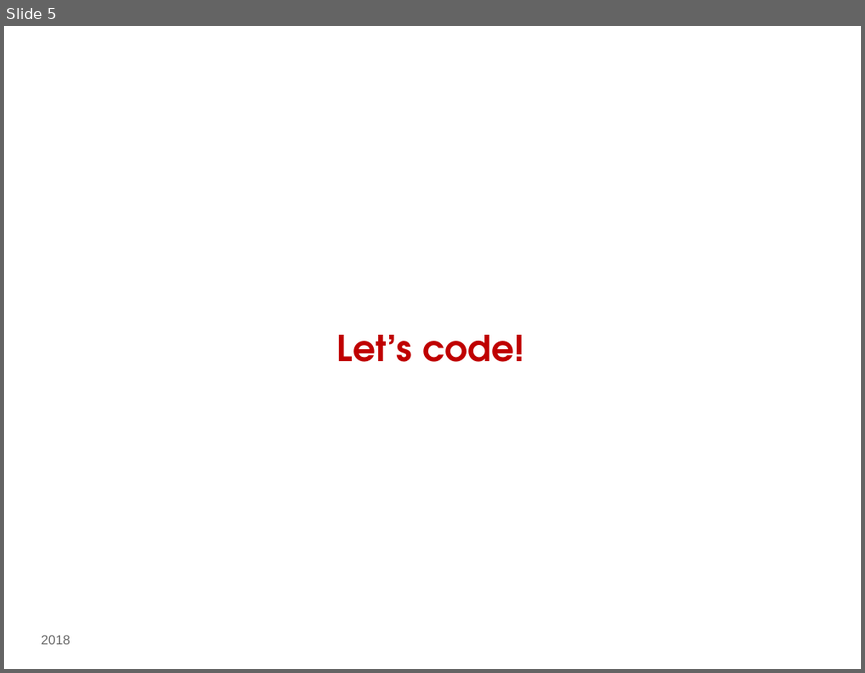
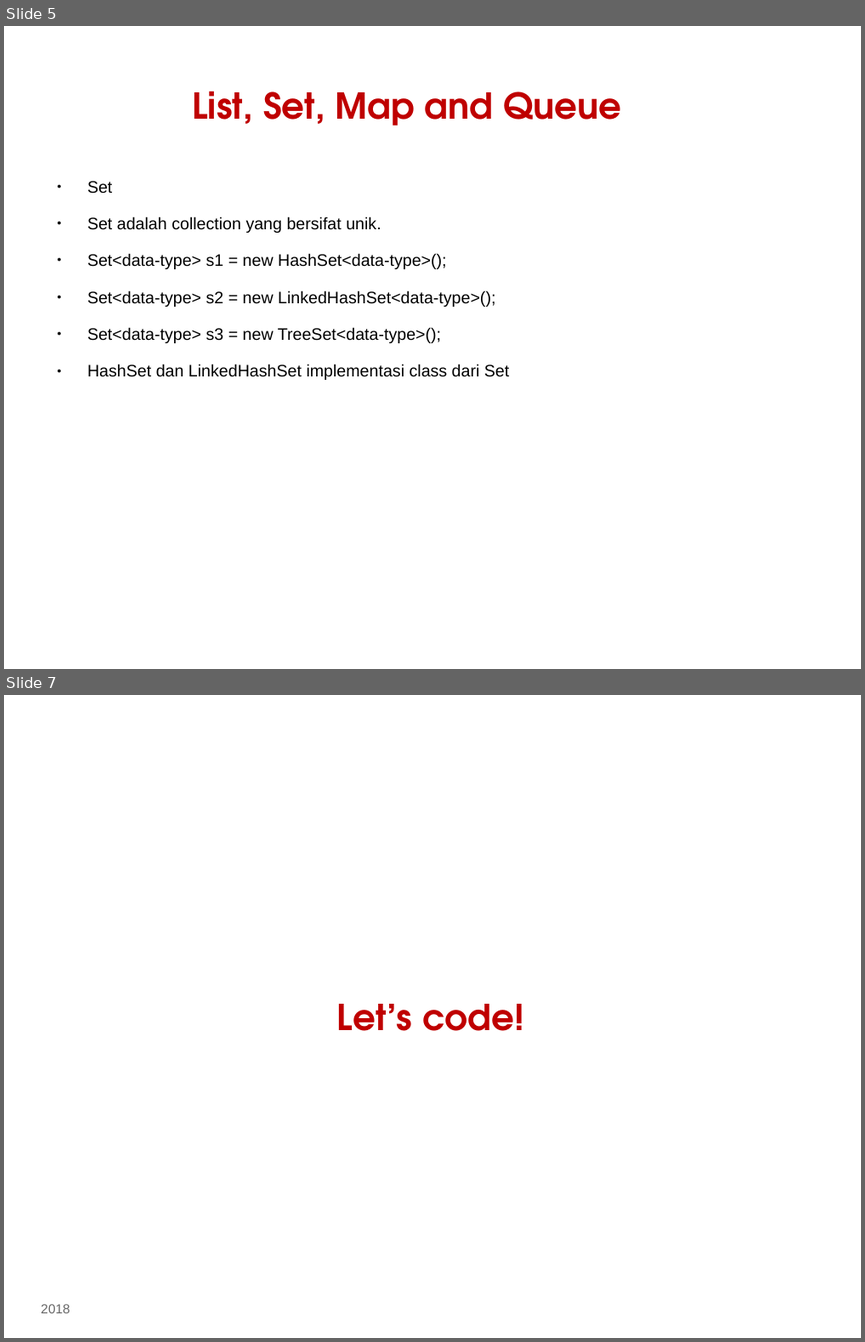
Before and after one commit to valentinusilalahi/java-training-DOKU, a slide deck: Java Collections.pptx. Shown one above the other, each under a label of ours: slide 5 before the commit, slides 5 and 7 after it; the slides between them are not shown. The pictures are 865x673 and 865x1342 pixels, drawn with LibreOffice and Linux fonts; fonts in the diff are those of the drawing; background and template pictures are left out. Boxes give left, top, right and bottom in pixels: in the first picture for what was removed or moved away, otherwise in the second. Text is boxed around its words. In the diff, an @@ line names an element or a change of style, - is before the commit and + after.

```diff
--- a/Java Collections.pptx
+++ b/Java Collections.pptx
@@ slide 5 added at (4,26,861,669), background picture (left out) @@
@@ text added at (193,91,621,125), 30 pt, text #BF0000, bold @@
+List, Set, Map and Queue
@@ text added at (87,181,509,380), 14 pt, text #000000 @@
+● Set
+● Set adalah collection yang bersifat unik.
+● Set<data-type> s1 = new HashSet<data-type>();
+● Set<data-type> s2 = new LinkedHashSet<data-type>();
+● Set<data-type> s3 = new TreeSet<data-type>();
+● HashSet dan LinkedHashSet implementasi class dari Set
@@ what was slide 5 is now slide 7 @@
```
Also in this commit, not shown: 3 slides changed, 3 other slides added, 5 slides removed, 12 other files.
